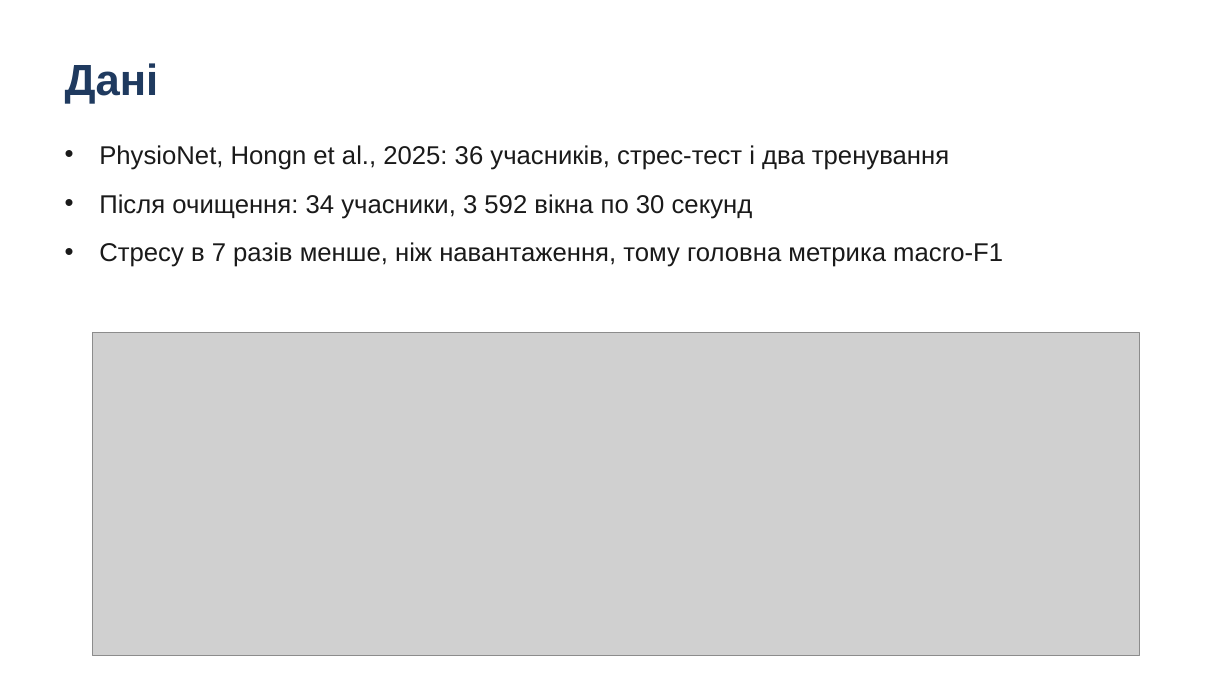
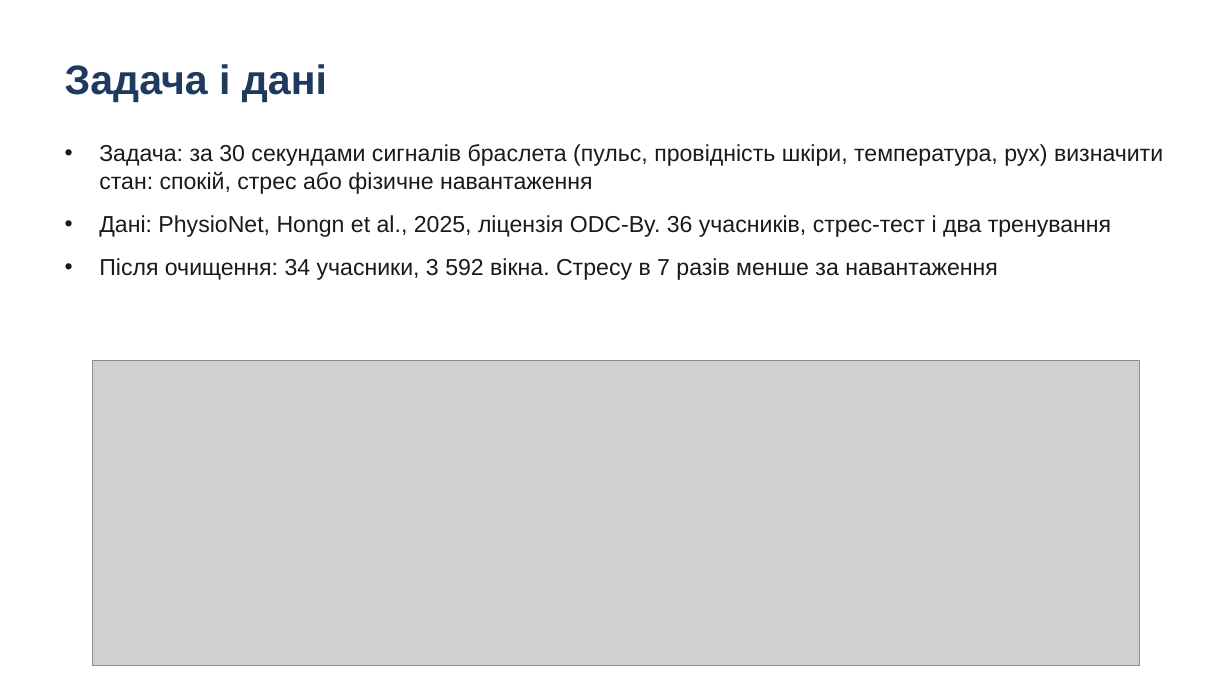
Before and after one commit to lukovskiy541/wearable-stress-exercise, a slide deck: slide 2 of presentation.pptx (slide 3 before the commit). Drawn at 1232x693 pixels with LibreOffice and Linux fonts; fonts in the diff are those of the drawing; grey boxes stand for pictures. Boxes give left, top, right and bottom in pixels: in the first picture for what was removed or moved away, otherwise in the second. Text is boxed around its words. In the diff, an @@ line names an element or a change of style, - is before the commit and + after.

Commit message:
Align presentation with lab guidelines

```diff
--- a/presentation.pptx
+++ b/presentation.pptx
@@ text at bbox=[65, 64, 327, 103]: text changed; size 34 to 32 pt @@
-Дані
+Задача і дані
@@ text at bbox=[99, 144, 1163, 280]: text changed; size 20 to 18 pt @@
-• PhysioNet, Hongn et al., 2025: 36 учасників, стрес-тест і два тренування
-• Після очищення: 34 учасники, 3 592 вікна по 30 секунд
-• Стресу в 7 разів менше, ніж навантаження, тому головна метрика macro-F1
+• Задача: за 30 секундами сигналів браслета (пульс, провідність шкіри, температура, рух) визначити стан: спокій, стрес або фізичне навантаження
+• Дані: PhysioNet, Hongn et al., 2025, ліцензія ODC-By. 36 учасників, стрес-тест і два тренування
+• Після очищення: 34 учасники, 3 592 вікна. Стресу в 7 разів менше за навантаження
@@ picture: place and size @@
-picture at bbox=[92, 333, 1140, 656]
+picture at bbox=[92, 360, 1140, 665]
```
Also in this commit, not shown: 5 other slides changed, 3 slides added, 4 slides removed, 2 other files.
